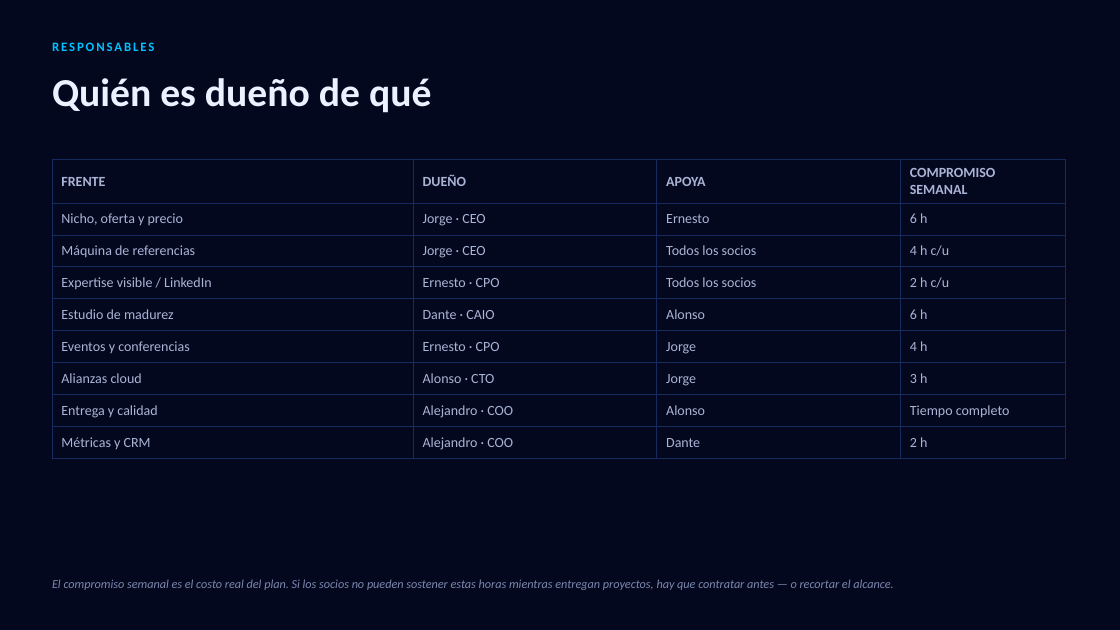
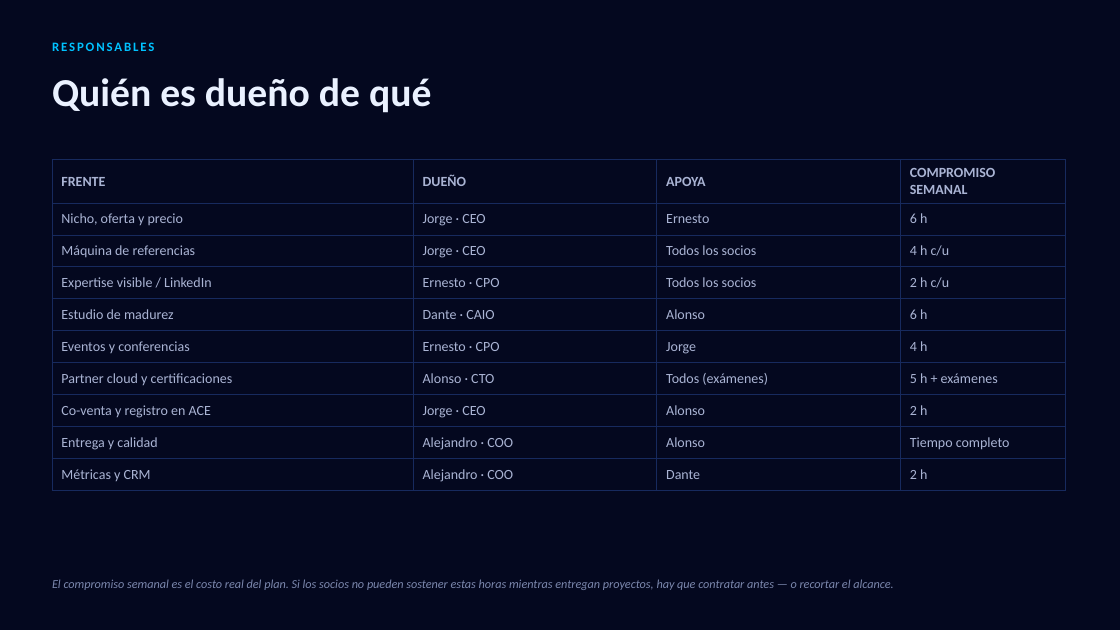
Before and after one commit to datarev-solutions/datarev-diagnostico, a slide deck: slide 13 of docs/plan-crecimiento-datarev.pptx (slide 11 before the commit). Drawn at 1120x630 pixels with LibreOffice and Linux fonts; fonts in the diff are those of the drawing. Boxes give left, top, right and bottom in pixels: in the first picture for what was removed or moved away, otherwise in the second. Text is boxed around its words. In the diff, an @@ line names an element or a change of style, - is before the commit and + after.

Commit message:
docs: add cloud partner certification as growth motor #3
Dante flagged the gap: AWS/Microsoft/Google partner programs weren't in the
plan as a growth lever, only buried as a Phase 3 line item. Research shows
AWS Select tier is weeks away (4 accredited individuals, 2 certifications,
USD 2,500/year) and Microsoft's program is free to join with 40 of 100
capability-score points coming from certifications alone — neither needs
existing revenue.

This is the one channel that directly attacks the 94%-shortlist finding:
being in a hyperscaler's partner directory puts DataRev in front of the
vendor's own quota-carrying sellers before a deal exists. Added as motor #3,
moved from Phase 3 to Phase 0 in the roadmap, synced across HTML and PPTX (17
slides now), all visually QA'd via LibreOffice render.

```diff
--- a/docs/plan-crecimiento-datarev.pptx
+++ b/docs/plan-crecimiento-datarev.pptx
@@ table at (52,160,1065,486) @@
-row 7: Alianzas cloud | Alonso · CTO | Jorge | 3 h
+row 7: Partner cloud y certificaciones | Alonso · CTO | Todos (exámenes) | 5 h + exámenes
+row 8: Co-venta y registro en ACE | Jorge · CEO | Alonso | 2 h
```
Also in this commit, not shown: 5 other slides changed, 2 slides added, 2 other files.
